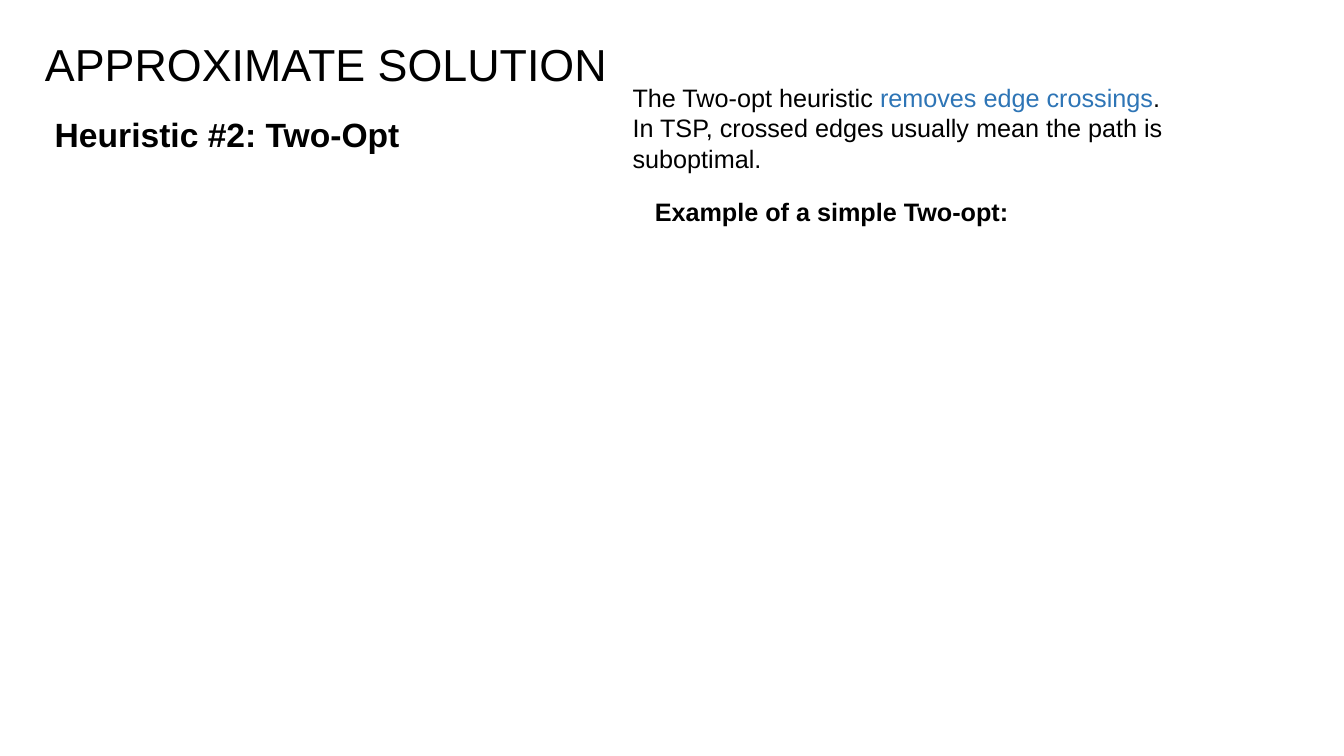
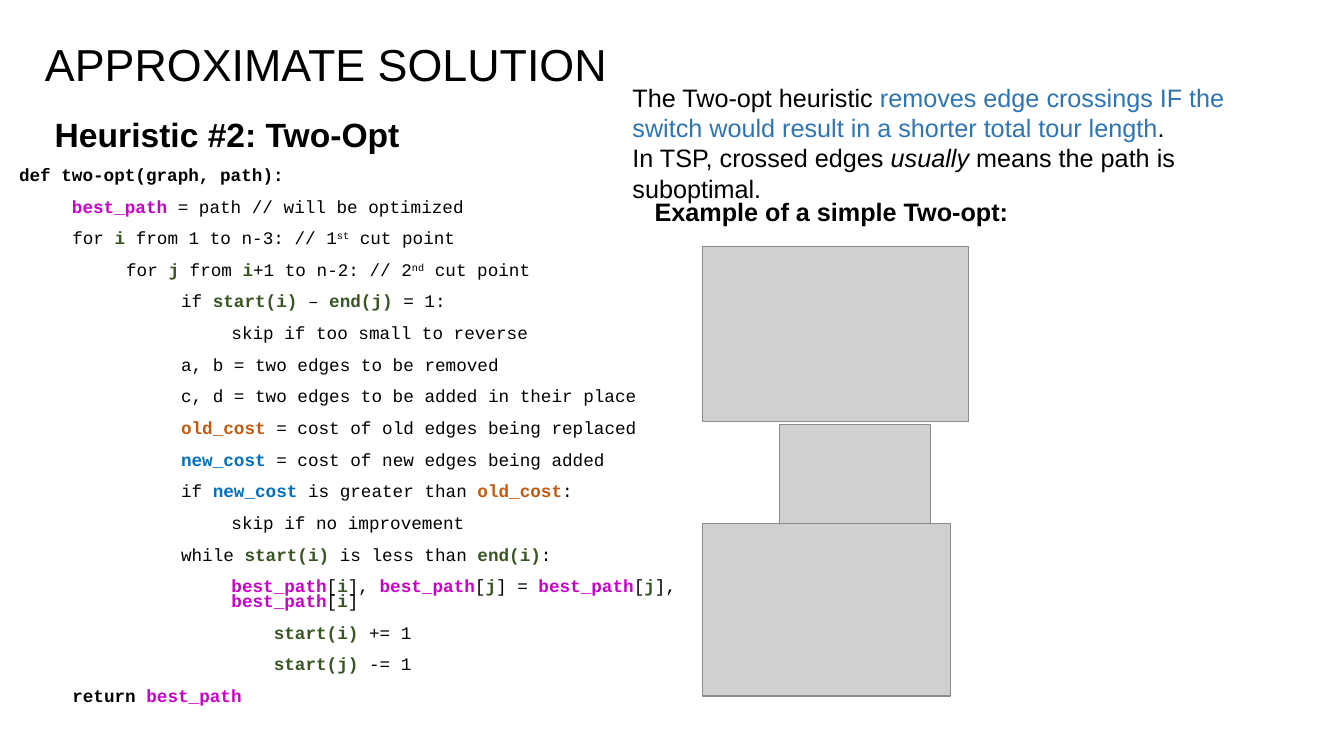
Before and after one commit to PictureOfGray/CS412-Team-NAME, a slide deck: slide 12 of presentations/problem_presentation.pptx. Drawn at 1344x756 pixels with LibreOffice and Linux fonts; fonts in the diff are those of the drawing; grey boxes stand for pictures; background and template pictures are left out. Boxes give left, top, right and bottom in pixels: in the first picture for what was removed or moved away, otherwise in the second. Text is boxed around its words. In the diff, an @@ line names an element or a change of style, - is before the commit and + after.

Commit message:
finished approx part of presentation

```diff
--- a/presentations/problem_presentation.pptx
+++ b/presentations/problem_presentation.pptx
@@ text at bbox=[632, 88, 1224, 173]: text changed @@
-The Two-opt heuristic removes edge crossings.
-In TSP, crossed edges usually mean the path is suboptimal.
+The Two-opt heuristic removes edge crossings IF the switch would result in a shorter total tour length.
+In TSP, crossed edges usually means the path is suboptimal.
@@ text added at bbox=[19, 169, 676, 706], 12.6 pt, text #000000 @@
+def two-opt(graph, path):
+best_path = path // will be optimized
+  for i from 1 to n-3: // 1st cut point
+    for j from i+1 to n-2: // 2nd cut point
+      if start(i) – end(j) = 1:
+        skip if too small to reverse
+      a, b = two edges to be removed
+      c, d = two edges to be added in their place
+      old_cost = cost of old edges being replaced
+      new_cost = cost of new edges being added
+      if new_cost is greater than old_cost:
+        skip if no improvement
+      while start(i) is less than end(i):
+        best_path[i], best_path[j] = best_path[j], best_path[i]
+        start(i) += 1
+        start(j) -= 1
+  return best_path
@@ picture added at bbox=[703, 247, 969, 421] @@
@@ picture added at bbox=[779, 424, 931, 523] @@
@@ picture added at bbox=[703, 523, 950, 696] @@
```
Also in this commit, not shown: 7 other slides changed, 1 slide added, 1 slide removed.
